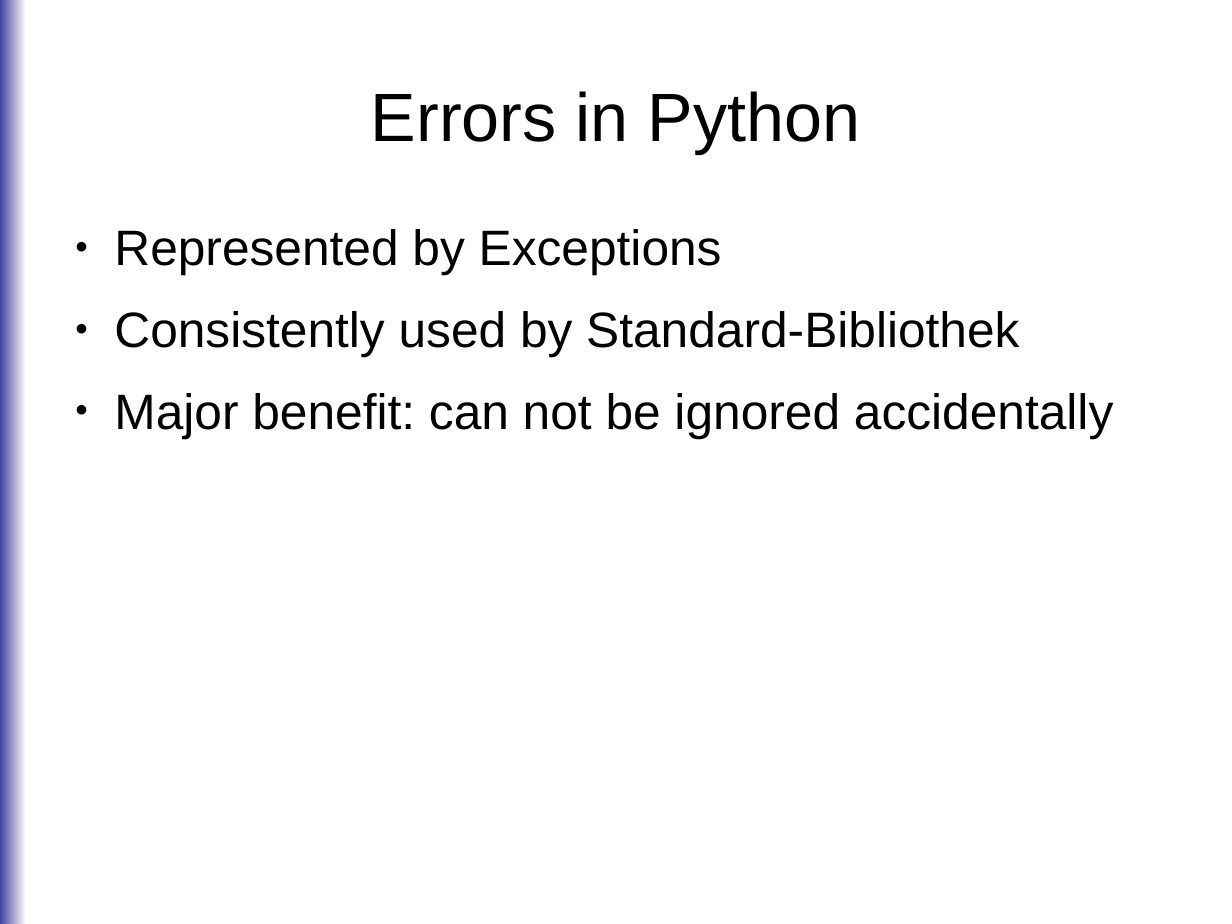
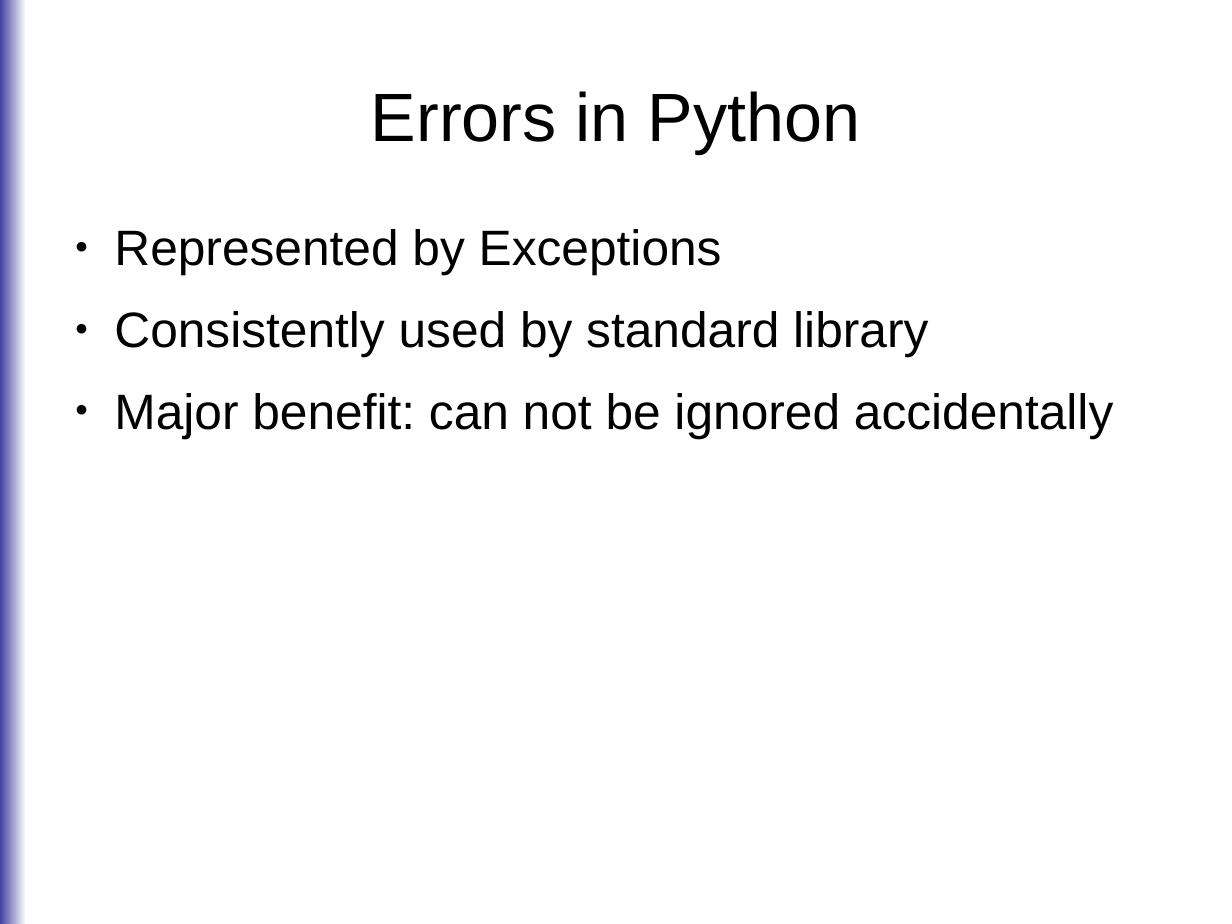
Before and after one commit to roskakori/talks, a slide deck: slide 16 of europython_2014/errorhandling/Solution oriented error handling.odp. Drawn at 1232x924 pixels with LibreOffice and Linux fonts; fonts in the diff are those of the drawing. Boxes give left, top, right and bottom in pixels: in the first picture for what was removed or moved away, otherwise in the second. Text is boxed around its words. In the diff, an @@ line names an element or a change of style, - is before the commit and + after.

Commit message:
Cleaned up spelling, formatting and untranslated German words.

```diff
--- a/europython_2014/errorhandling/Solution oriented error handling.odp
+++ b/europython_2014/errorhandling/Solution oriented error handling.odp
@@ text at [114,311,928,357]: text changed @@
-● Consistently used by Standard-Bibliothek
+● Consistently used by standard library
```
Also in this commit, not shown: 16 other slides changed.
